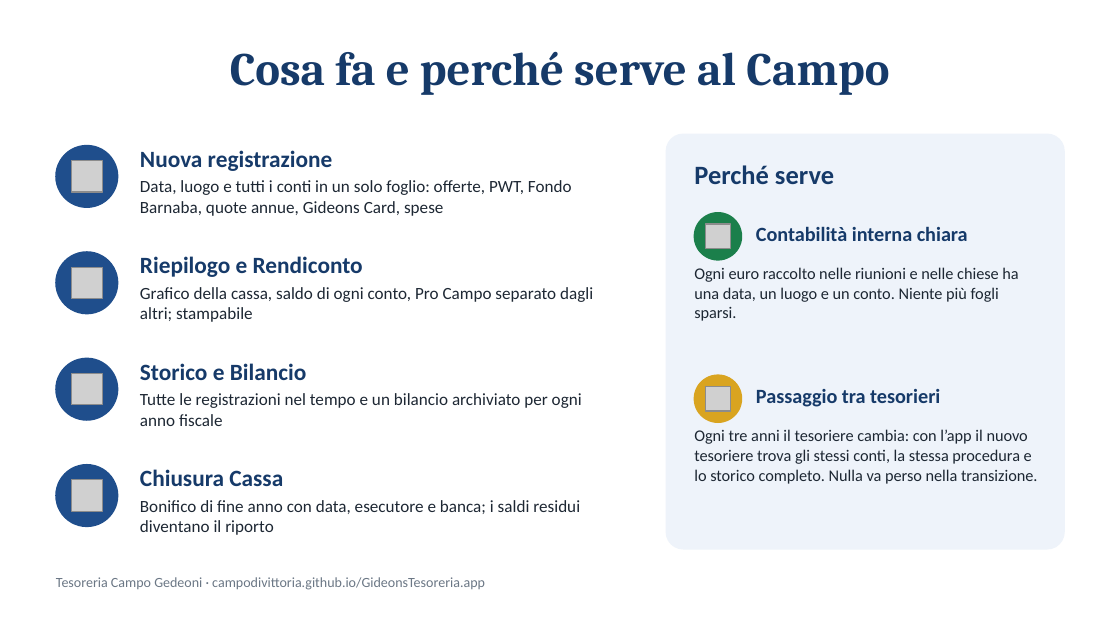
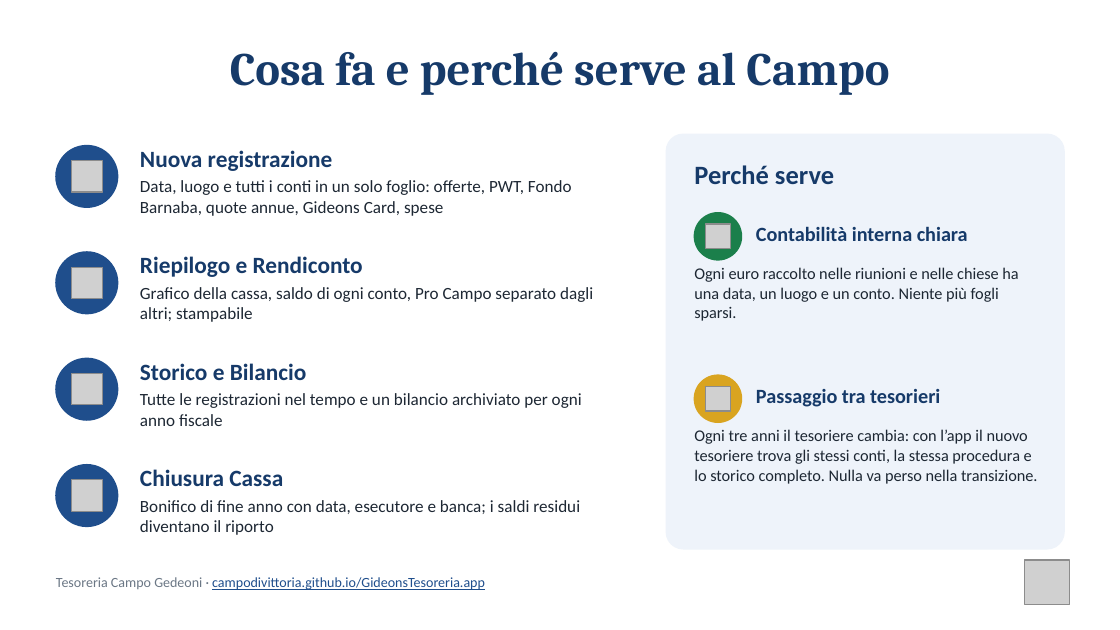
Before and after one commit to campodivittoria/GideonsTesoreria.app, a slide deck: slide 2 of presentazione/Tesoreria-Campo-Gedeoni.pptx. Drawn at 1120x630 pixels with LibreOffice and Linux fonts; fonts in the diff are those of the drawing; grey boxes stand for pictures; background and template pictures are left out. Boxes give left, top, right and bottom in pixels: in the first picture for what was removed or moved away, otherwise in the second. Text is boxed around its words. In the diff, an @@ line names an element or a change of style, - is before the commit and + after.

```diff
--- a/presentazione/Tesoreria-Campo-Gedeoni.pptx
+++ b/presentazione/Tesoreria-Campo-Gedeoni.pptx
@@ picture added at (x1=1025, y1=560, x2=1070, y2=605) @@
@@ text removed at (x1=56, y1=577, x2=485, y2=590) @@
-Tesoreria Campo Gedeoni · campodivittoria.github.io/GideonsTesoreria.app
@@ text added at (x1=56, y1=577, x2=485, y2=590), 9 pt, text #1F4E8C, underline @@
+Tesoreria Campo Gedeoni · campodivittoria.github.io/GideonsTesoreria.app
```
Also in this commit, not shown: 1 other slide changed.
